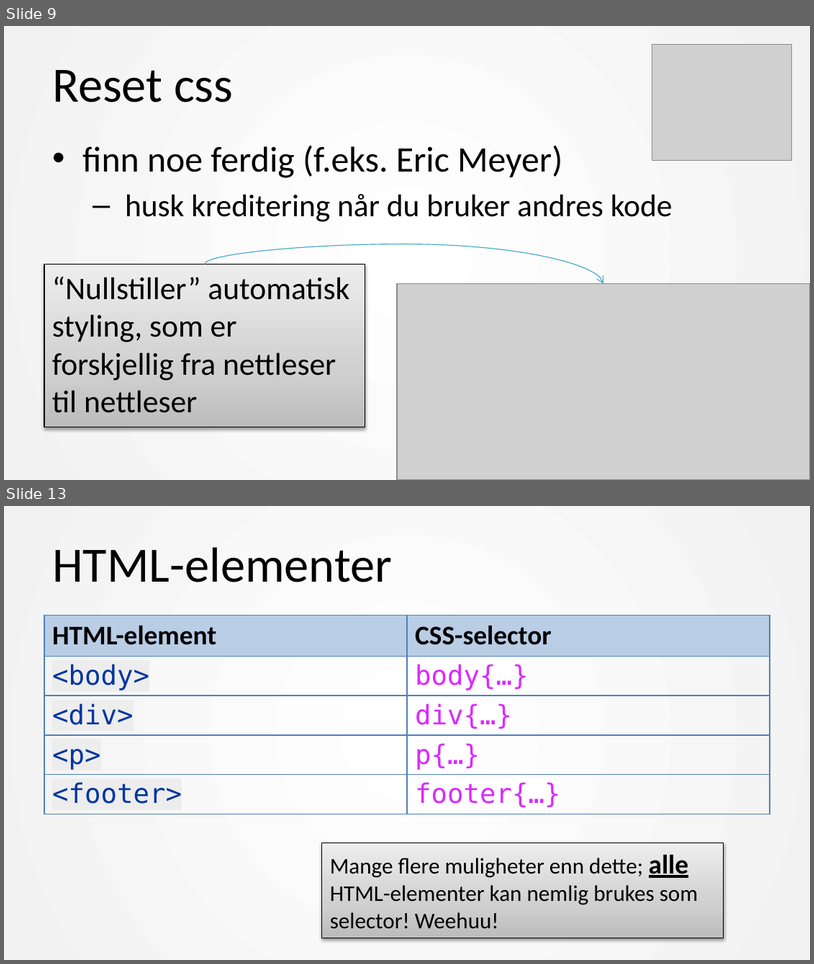
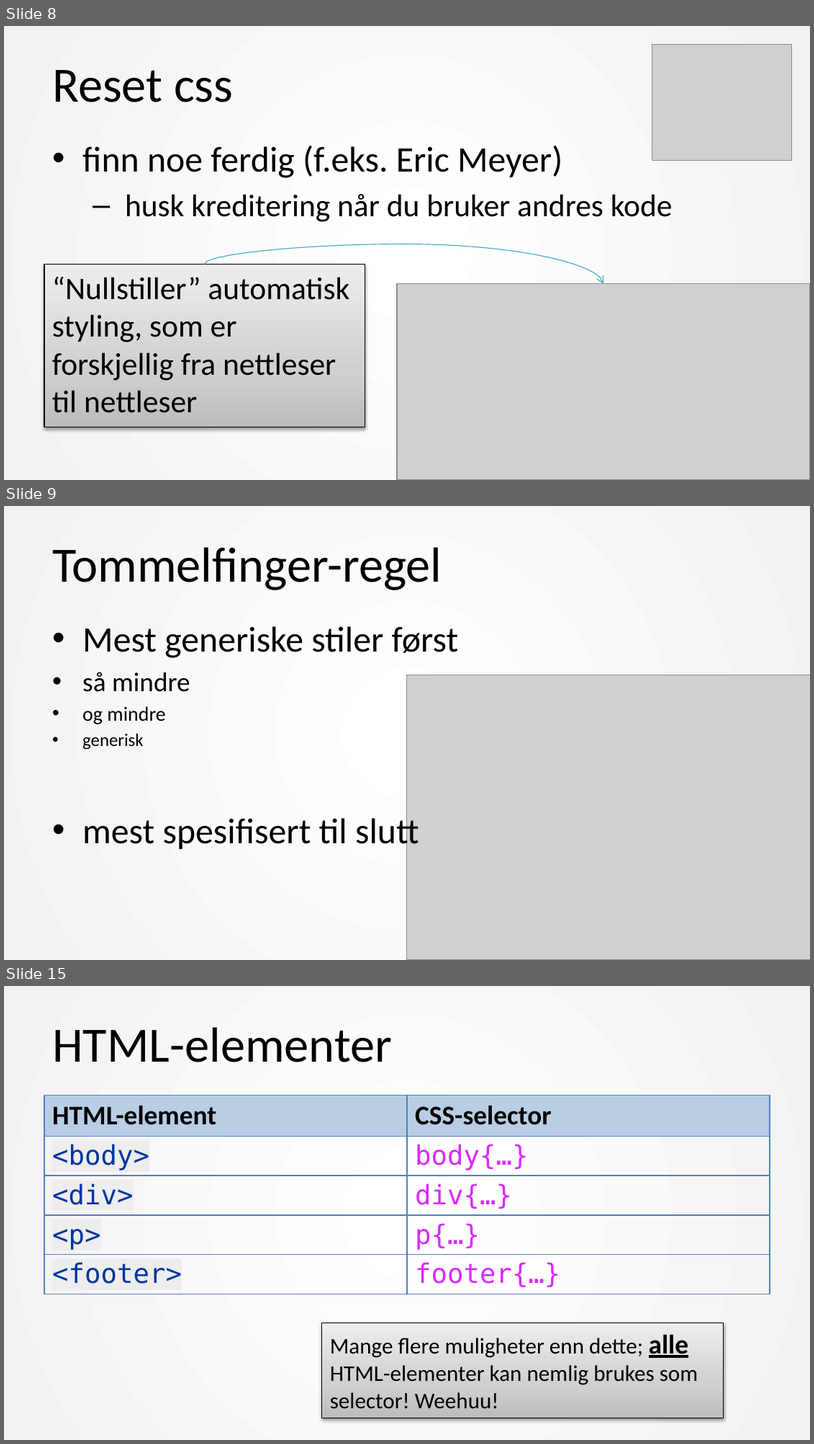
Before and after one commit to mesan/css-kurs, a slide deck: Foiler/1. CSS basic.pptx. Shown one above the other, each under a label of ours: slides 9 and 13 before the commit, slides 8, 9 and 15 after it; the slides between them are not shown. The pictures are 814x964 and 814x1444 pixels, drawn with LibreOffice and Linux fonts; fonts in the diff are those of the drawing; grey boxes stand for pictures. Boxes give left, top, right and bottom in pixels: in the first picture for what was removed or moved away, otherwise in the second. Text is boxed around its words. In the diff, an @@ line names an element or a change of style, - is before the commit and + after.

```diff
--- a/Foiler/1. CSS basic.pptx
+++ b/Foiler/1. CSS basic.pptx
@@ slide 9 added at box(4, 506, 810, 960), background #FFFFFF; not listed: 1 template element that a slide beside it also shows @@
@@ title added at box(52, 547, 442, 590), 44 pt, text #000000 @@
+Tommelfinger-regel
@@ text added at box(82, 626, 459, 852), 32 pt, text #000000 @@
+• Mest generiske stiler først
+• så mindre
+• og mindre
+• generisk
+• mest spesifisert til slutt
@@ picture added at box(406, 675, 810, 960) @@
@@ what was slide 9 is now slide 8 @@
@@ what was slide 13 is now slide 15 @@
```
Also in this commit, not shown: 8 slides changed, 7 other slides added, 2 slides removed, 2 other files.
